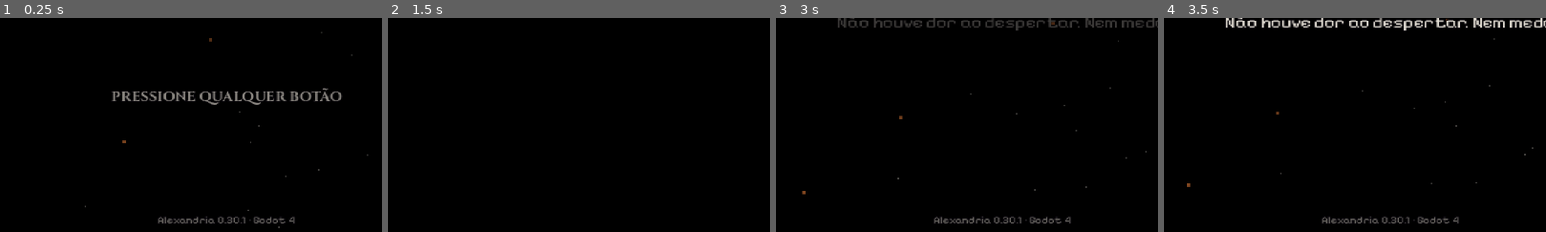
Above: before the commit, frames 1-4 (left to right).
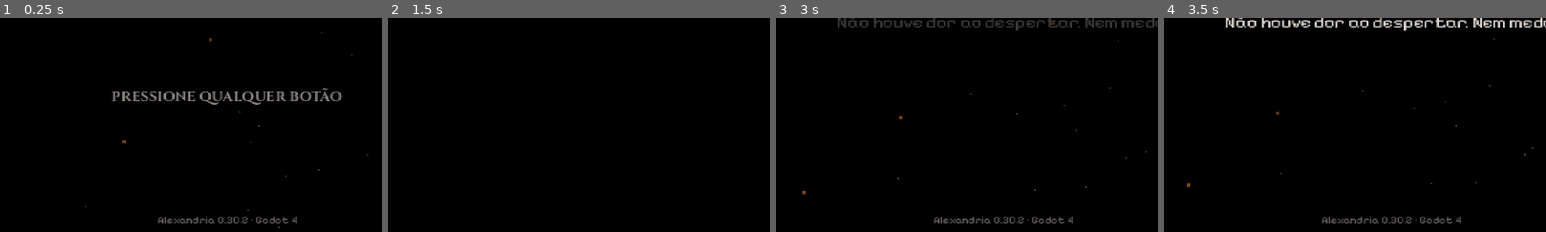
Above: after the commit, the same moments.

Repository: xandeil/alexandria
Game: Godot game, scene res://scenes/ui/title_screen.tscn
The game is run twice, just before and just after one commit, with the same random seed, the same clock (stepped at 60 frames per second) and the same inputs. Video files are missing from this copy of the repository; at most half a second of black plays in their place. Sound files missing from this copy of the repository are replaced by a short silence.
Inputs (mouse positions are % of the whole screen's width and height, from its top left):
- Up to frame 1 (0.25 s): no input
- Up to frame 2 (1.5 s): tap Enter (ui_accept) at 0.5, 0.77, 1.07 s; move the mouse to (72, 45) at 0.52 s; hold D (move_right) 0.53-1.25 s; hold J (attack) 0.53-1.25 s; click (72, 45) at 0.67 s; tap L (block) at 0.8 s; drag from (30, 55) to (45, 70) at 1.27 s
- Up to frame 3 (3 s): click "Aleatório" at 2 s; click "Despertar" at 2.75 s
- Up to frame 4 (3.5 s): no input
The pictures show only the part of the screen within x 20-70%, y 49-99%; the shares and areas given below are measured in that part.

The runs differ from the first frame. In frame 1, 0.2% of the frame differs, in the area x 63-78%, y 92-96%; in frame 2, nothing differs; in frame 3, 0.2%; in frame 4, 0.2%.

Commit message:
v0.30.2 Feedback do primeiro teste no navegador
- Som na Web: playback em modo Stream (no modo Sample os barramentos
  criados por código ficavam mudos; só o vídeo tinha som).
- Diálogos: 32 letras/s (antes 45) e um respiro de 0,25 s antes de avançar.
- Narração: o tempo de cada frase cresce com o tamanho do texto.
- Helena, fim da fase 2: um pouco mais de pausa e windups menos curtos.
- Vídeo de abertura em 1280x720 com o dobro da qualidade.

Co-Authored-By: Claude Opus 5.5 <noreply@anthropic.com>
Claude-Session: https://claude.ai/code/session_01HRTGx51Wtg9gpqVr4yQ8NN

Diff:
--- a/project.godot
+++ b/project.godot
@@ -12,13 +12,17 @@
 
 config/name="Alexandria"
 config/description="Soulslike psicológico 2D top-down em pixel art. O Prólogo das Cápsulas, o Teatro Alexandria, a Cidade Estilhaçada (Aldir), o Bosque do Sono Eterno (Nyssa), as Raízes da Fome (Mabel), as Forjas Ocas (Durgan) e Helena Altiva."
-config/version="0.30.1"
+config/version="0.30.2"
 run/main_scene="res://scenes/ui/title_screen.tscn"
 config/quit_on_go_back=false
 config/features=PackedStringArray("4.7", "GL Compatibility")
 boot_splash/bg_color=Color(0.05, 0.047, 0.06, 1)
 boot_splash/show_image=false
 config/icon="res://icon.png"
+
+[audio]
+
+general/default_playback_type.web=0
 
 [autoload]
 
--- a/scripts/bosses/helena_altiva.gd
+++ b/scripts/bosses/helena_altiva.gd
@@ -199,7 +199,9 @@
 		1:
 			return lerpf(0.9, 0.4, 1.0 - armor)
 		2:
-			return lerpf(0.45, 0.2, 1.0 - armor)
+			# v0.30.2: no fim da fase 2 (pouca armadura) sobrava pouco tempo para
+			# reagir — feedback de teste. Continua agressiva, mas com respiro.
+			return lerpf(0.5, 0.32, 1.0 - armor)
 	return 0.75
 
 
@@ -209,7 +211,7 @@
 		1:
 			return lerpf(1.0, 0.8, 1.0 - armor)
 		2:
-			return lerpf(0.8, 0.62, 1.0 - armor)
+			return lerpf(0.8, 0.7, 1.0 - armor)
 	return 1.0
 
 
--- a/scripts/ui/dialogue_box.gd
+++ b/scripts/ui/dialogue_box.gd
@@ -6,7 +6,11 @@
 signal _advance
 signal _chosen(action: String)
 
-const CHARS_PER_SECOND := 45.0
+## v0.30.2: 45 → 32 letras por segundo (testes: "os diálogos estão rápidos").
+const CHARS_PER_SECOND := 32.0
+## Depois que a frase termina, um instante em que o toque NÃO avança: quem
+## aperta várias vezes seguidas (para completar o texto) não pula a fala sem ler.
+const ADVANCE_GRACE := 0.25
 
 var _panel: PanelContainer
 var _name_label: Label
@@ -17,6 +21,7 @@
 var _typing := false
 var _waiting := false
 var _visible_chars := 0.0
+var _since_finished := 0.0
 
 
 func _ready() -> void:
@@ -103,11 +108,13 @@
 		if _visible_chars >= _text_label.text.length():
 			_finish_typing()
 	else:
+		_since_finished += delta
 		_hint.modulate.a = 0.4 + 0.6 * absf(sin(Time.get_ticks_msec() * 0.005))
 
 
 func _finish_typing() -> void:
 	_typing = false
+	_since_finished = 0.0
 	_text_label.visible_characters = -1
 	_hint.visible = true
 
@@ -117,7 +124,7 @@
 		return
 	if _typing:
 		_finish_typing()
-	elif _waiting:
+	elif _waiting and _since_finished >= ADVANCE_GRACE:
 		_waiting = false
 		Sfx.play(&"ui_click")
 		_advance.emit()
--- a/scripts/ui/narration.gd
+++ b/scripts/ui/narration.gd
@@ -21,8 +21,12 @@
 	SUBTITLE,  ## legenda: o jogo continua visível, texto embaixo (lembranças)
 }
 
-## Quanto tempo cada frase fica na tela (segundos reais).
+## Tempo MÍNIMO de cada frase na tela (segundos reais).
 @export var hold_time := 3.2
+## v0.30.2: frase longa fica mais tempo — o tempo vem do tamanho do texto
+## (cerca de 14 letras por segundo, um ritmo de leitura confortável).
+const READ_BASE := 1.5
+const READ_CHARS_PER_SECOND := 14.0
 @export var fade_time := 0.7
 
 var _backdrop: ColorRect
@@ -76,7 +80,8 @@
 		fade_in.tween_property(_label, "modulate:a", 1.0, fade_time)
 		var start := Time.get_ticks_msec()
 		# Tempo REAL: câmera lenta (Engine.time_scale) não estica a leitura.
-		while (Time.get_ticks_msec() - start) < int(hold_time * 1000.0) and not _skip:
+		var hold := reading_time(_label.text)
+		while (Time.get_ticks_msec() - start) < int(hold * 1000.0) and not _skip:
 			await get_tree().process_frame
 		var fade_out := create_tween()
 		fade_out.tween_property(_label, "modulate:a", 0.0, fade_time * 0.6)
@@ -87,6 +92,11 @@
 		await band_out.finished
 	_playing = false
 	finished.emit()
+
+
+## Quanto tempo uma frase fica na tela: nunca menos que hold_time.
+func reading_time(text: String) -> float:
+	return maxf(hold_time, READ_BASE + text.length() / READ_CHARS_PER_SECOND)
 
 
 ## Pula a frase atual (toque, Ataque ou Confirmar; os testes também usam).
--- a/tests/test_runner.gd
+++ b/tests/test_runner.gd
@@ -948,7 +948,7 @@
 	check(get_tree().paused, "diálogo pausa o mundo (soldados não batem em quem está lendo)")
 	check(level.player.state == Player.State.LOCKED, "herói travado durante o diálogo")
 	var guard := 0
-	while level.hud.dialogue.visible and guard < 80:
+	while level.hud.dialogue.visible and guard < 200:
 		Input.action_press(&"heal")  # E também avança o diálogo
 		level.hud.dialogue._tap()
 		await frames(2)
Not shown, changed: export_presets.cfg
Not shown, changed: BUILD.md
Not shown, changed: assets/cutscenes/abertura.ogv
